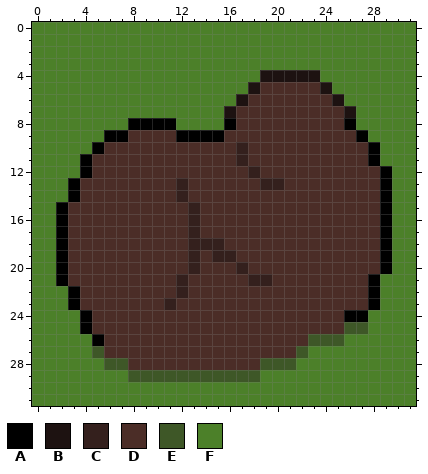
Edited in one commit: pixel-art sprite (src/sprites/grassRock.png). The first picture shows the starting point.
The file is 32x32 pixels.
Palette (. is transparent): A #000000  B #1d1211  C #34201d  D #4b2d27  E #3e5727  F #4c8029
Pixels before, first column x 0:
 0 FFFFFFFFFFFFFFFFFFFFFFFFFFFFFFFF
 1 FFFFFFFFFFFFFFFFFFFFFFFFFFFFFFFF
 2 FFFFFFFFFFFFFFFFFFFFFFFFFFFFFFFF
 3 FFFFFFFFFFFFFFFFFFFFFFFFFFFFFFFF
 4 FFFFFFFFFFFFFFFFFFFBBBBBFFFFFFFF
 5 FFFFFFFFFFFFFFFFFFBDDDDDBFFFFFFF
 6 FFFFFFFFFFFFFFFFFBDDDDDDDBFFFFFF
 7 FFFFFFFFFFFFFFFFBDDDDDDDDDBFFFFF
 8 FFFFFFFFAAAAFFFFADDDDDDDDDAFFFFF
 9 FFFFFFAADDDDAAAADDDDDDDDDDDAFFFF
10 FFFFFADDDDDDDDDDDCDDDDDDDDDDAFFF
11 FFFFADDDDDDDDDDDDCDDDDDDDDDDAFFF
12 FFFFADDDDDDDDDDDDDCDDDDDDDDDDAFF
13 FFFADDDDDDDDCDDDDDDCCDDDDDDDDAFF
14 FFFADDDDDDDDCDDDDDDDDDDDDDDDDAFF
15 FFADDDDDDDDDDCDDDDDDDDDDDDDDDAFF
16 FFADDDDDDDDDDCDDDDDDDDDDDDDDDAFF
17 FFADDDDDDDDDDCDDDDDDDDDDDDDDDAFF
18 FFADDDDDDDDDDCCCDDDDDDDDDDDDDAFF
19 FFADDDDDDDDDDCDCCDDDDDDDDDDDDAFF
20 FFADDDDDDDDDDCDDDCDDDDDDDDDDDAFF
21 FFADDDDDDDDDCDDDDDCCDDDDDDDDAFFF
22 FFFADDDDDDDDCDDDDDDDDDDDDDDDAFFF
23 FFFADDDDDDDCDDDDDDDDDDDDDDDDAFFF
24 FFFFADDDDDDDDDDDDDDDDDDDDDAAFFFF
25 FFFFADDDDDDDDDDDDDDDDDDDDDEEFFFF
26 FFFFFADDDDDDDDDDDDDDDDDEEEFFFFFF
27 FFFFFEDDDDDDDDDDDDDDDDEFFFFFFFFF
28 FFFFFFEEDDDDDDDDDDDEEEFFFFFFFFFF
29 FFFFFFFFEEEEEEEEEEEFFFFFFFFFFFFF
30 FFFFFFFFFFFFFFFFFFFFFFFFFFFFFFFF
31 FFFFFFFFFFFFFFFFFFFFFFFFFFFFFFFF
After:
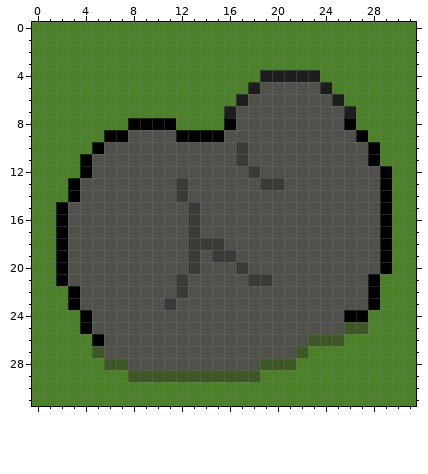
Change:
colour B: #1d1211 -> #1d1d1c
colour C: #34201d -> #3a3a37
colour D: #4b2d27 -> #51514b
